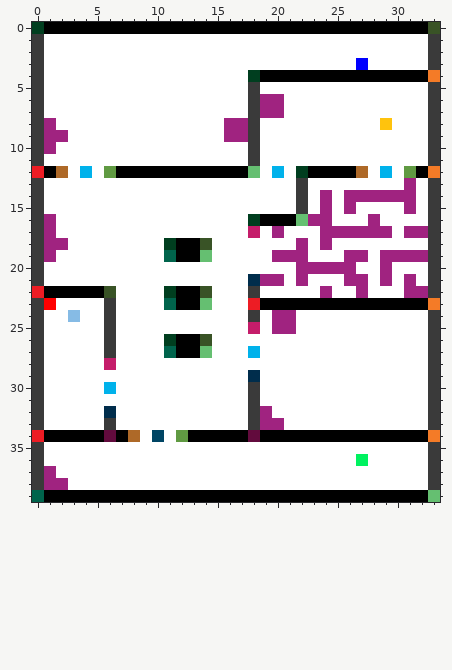
One commit to this pixel-art sprite: assets/images/map.png. The picture above is the old version.
The file is 34x40 pixels.
After the commit:
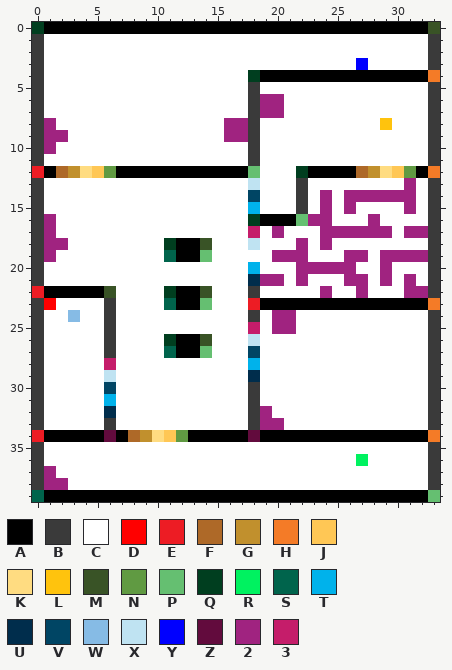
Palette (. is transparent): A #000000  B #3a3a3a  C #ffffff  D #ff0000  E #ed1c24  F #ae6928  G #c1902d  H #f47b27  J #ffc755  K #ffdc81  L #ffc30d  M #395326  N #609a42  P #65bf71  Q #003e1f  R #00f260  S #00644c  T #00b2eb  U #002d4c  V #004564  W #86bbe5  X #bfe3f2  Y #0000ff  Z #620b3d  2 #a02380  3 #c51d6a
The edit:
@@ x 0..33 @@
 11 BCCCCCCCCCCCCCCCCCBCCCCCCCCCCCCCCB
-12 EAFCTCNAAAAAAAAAAAPCTCQAAAAFCTCNAH
-13 BCCCCCCCCCCCCCCCCCCCCCBCCCCCCCC2CB
-14 BCCCCCCCCCCCCCCCCCCCCCBC2C222222CB
-15 BCCCCCCCCCCCCCCCCCCCCCBC2C2CCCC2CB
+12 EAFGKJNAAAAAAAAAAAPCCCQAAAAFGKJNAH
+13 BCCCCCCCCCCCCCCCCCXCCCBCCCCCCCC2CB
+14 BCCCCCCCCCCCCCCCCCVCCCBC2C222222CB
+15 BCCCCCCCCCCCCCCCCCTCCCBC2C2CCCC2CB
 16 B2CCCCCCCCCCCCCCCCQAAAP22CCC2CCCCB
 17 B2CCCCCCCCCCCCCCCC3C2CCC222222C22B
-18 B22CCCCCCCCQAAMCCCCCCC2C2CCCCCCCCB
+18 B22CCCCCCCCQAAMCCCXCCC2C2CCCCCCCCB
 19 B2CCCCCCCCCSAAPCCCCC222CCC22C2222B
-20 BCCCCCCCCCCCCCCCCCCCCC22222CC2CCCB
+20 BCCCCCCCCCCCCCCCCCTCCC22222CC2CCCB
 21 BCCCCCCCCCCCCCCCCCU22C2CCC22C2C2CB
@@ x 4..20 @@
 25 CCBCCCCCCCCCCC3C2
-26 CCBCCCCQAAMCCCCCC
-27 CCBCCCCSAAPCCCTCC
-28 CC3CCCCCCCCCCCCCC
-29 CCCCCCCCCCCCCCUCC
-30 CCTCCCCCCCCCCCBCC
-31 CCCCCCCCCCCCCCBCC
+26 CCBCCCCQAAMCCCXCC
+27 CCBCCCCSAAPCCCVCC
+28 CC3CCCCCCCCCCCTCC
+29 CCXCCCCCCCCCCCUCC
+30 CCVCCCCCCCCCCCBCC
+31 CCTCCCCCCCCCCCBCC
 32 CCUCCCCCCCCCCCB2C
 33 CCBCCCCCCCCCCCB22
-34 AAZAFCVCNAAAAAZAA
+34 AAZAFGKJNAAAAAZAA
 35 CCCCCCCCCCCCCCCCC
Boxes around the changes in both pictures, in picture pixels (x1, y1, x2, y2):
changed: (68, 166, 104, 178)
changed: (248, 166, 284, 274)
changed: (368, 166, 404, 178)
changed: (248, 334, 260, 370)
changed: (104, 370, 176, 442)
